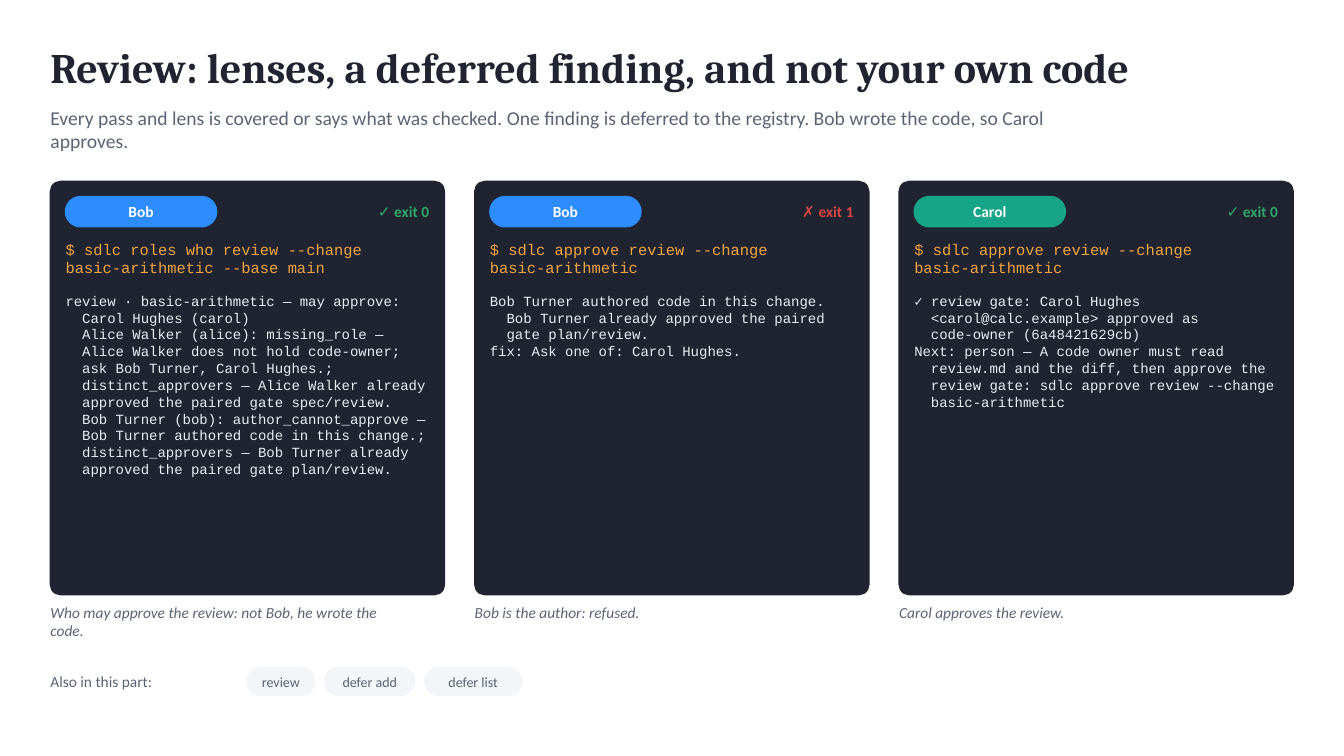
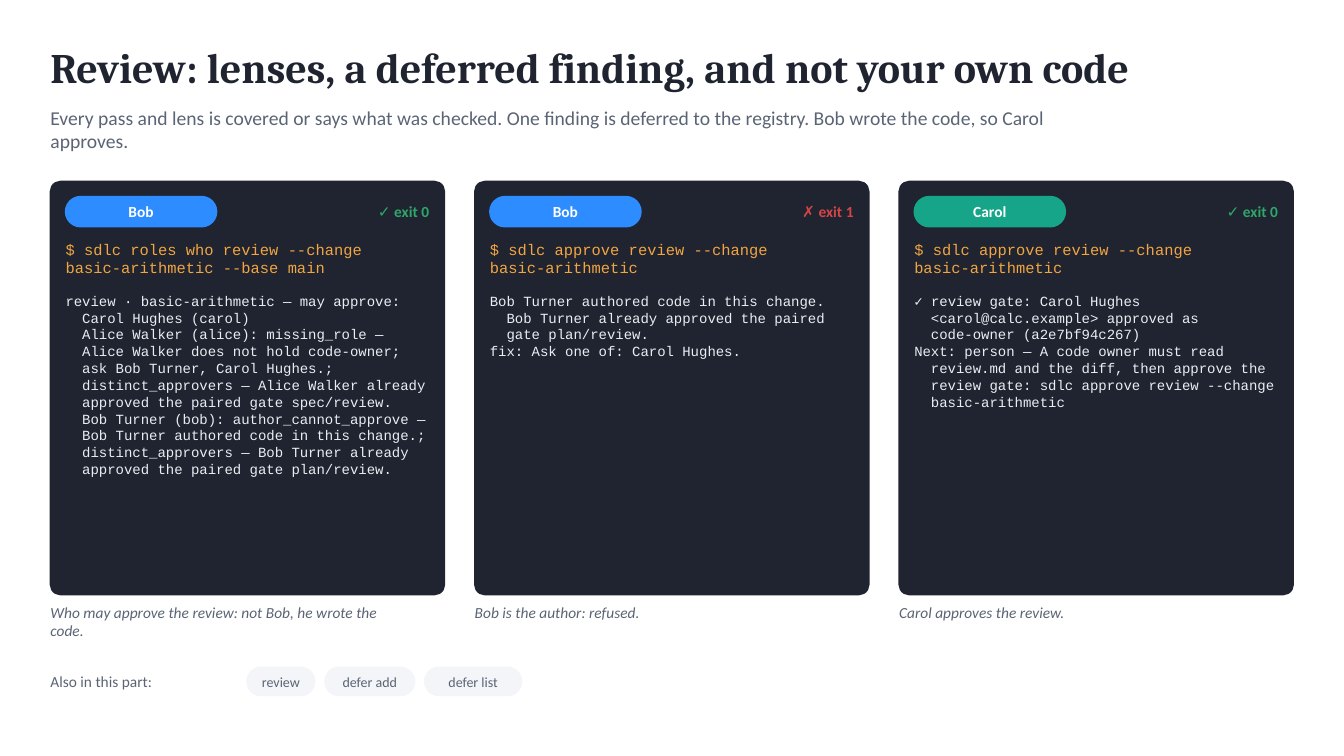
Before and after one commit to marin-ai-tech/sdlc, a slide deck: slide 12 of docs/demo/sdlc-calculator-demo.en.pptx. Drawn at 1344x756 pixels with LibreOffice and Linux fonts; fonts in the diff are those of the drawing. Boxes give left, top, right and bottom in pixels: in the first picture for what was removed or moved away, otherwise in the second. Text is boxed around its words. In the diff, an @@ line names an element or a change of style, - is before the commit and + after.

```diff
--- a/docs/demo/sdlc-calculator-demo.en.pptx
+++ b/docs/demo/sdlc-calculator-demo.en.pptx
@@ text at (931,329,1140,342): text changed @@
-code-owner (6a48421629cb)
+code-owner (a2e7bf94c267)
```
Also in this commit, not shown: 6 other slides changed, 50 other files.
